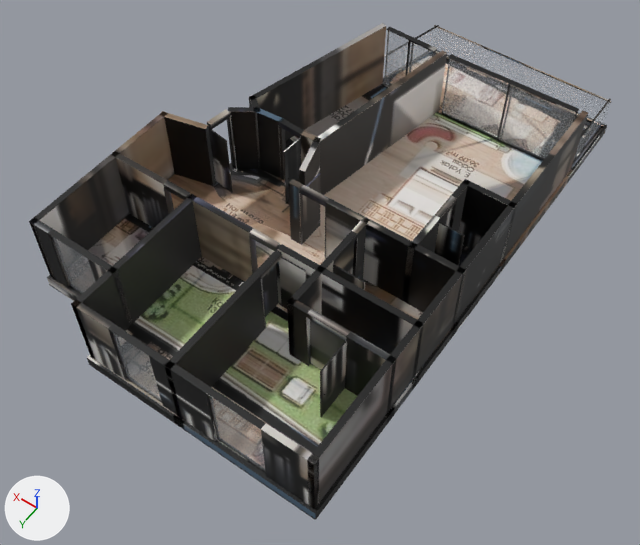
Two versions of the glTF model _bake/glb/koru-27/model.glb, one commit apart.
The view is the same before and after, from a camera (50 mm lens) standing at (-9.67, 14.33, 19.04) and looking at (-0.75, 1.84, -0.58). Lighting does not change. The marker at lower left points along +X, +Y and +Z. The picture after the commit comes second. Where no turn or scale is listed for an object, it has been applied to the vertices. Vertices at exactly the same position are counted once.

The scene before the commit, as lines of its bpy script (objects in view):
```python
mat_baked = bpy.data.materials.new('baked')
mat_baked.use_nodes = True; mat_baked.node_tree.nodes.clear()
_N = mat_baked.node_tree.nodes; _L = mat_baked.node_tree.links
n0 = _N.new('ShaderNodeBsdfPrincipled'); n0.name = 'Principled BSDF'
n1 = _N.new('ShaderNodeOutputMaterial'); n1.name = 'Material Output'
n2 = _N.new('ShaderNodeTexImage'); n2.name = 'Image Texture'
n2.image = img_model_glb
n3 = _N.new('ShaderNodeMapping'); n3.name = 'Mapping'
n3.inputs[1].default_value = (0.00139, -14.89, 0.0)  # 'Location'
n3.inputs[3].default_value = (15.96, 15.88, 1.0)  # 'Scale'
n4 = _N.new('ShaderNodeUVMap'); n4.name = 'UV Map'
n4.uv_map = 'UVMap'
_L.new(n0.outputs[0], n1.inputs[0])  # 'BSDF' to 'Surface'
_L.new(n2.outputs[0], n0.inputs[0])  # 'Color' to 'Base Color'
_L.new(n3.outputs[0], n2.inputs[0])  # 'Vector' to 'Vector'
_L.new(n4.outputs[0], n3.inputs[0])  # 'UV' to 'Vector'
me_mesh_0 = bpy.data.meshes.new('Mesh_0')
me_mesh_0.from_pydata(...)  # 2638 vertices, 4752 faces; spans x 0.0..9.9, y -15.8..0.0, z 0.0..2.6
me_mesh_0.materials.append(mat_baked)
me_mesh_4 = bpy.data.meshes.new('Mesh_4')
me_mesh_4.from_pydata(...)  # a box spanning x 1.46..2.98, y -0.17..-0.15, z 0.36..2.61
me_mesh_4.materials.append(mat_glass_rt)  # white #edf3f9
me_mesh_8 = bpy.data.meshes.new('Mesh_8')
me_mesh_8.from_pydata(...)  # 8 vertices, 12 faces; spans x 4.97..6.71, y -13.14..-13.07, z 0.36..2.61
me_mesh_8.materials.append(mat_glass_rt)  # white #edf3f9
ob_mesh_0 = bpy.data.objects.new('Mesh_0', me_mesh_0)
ob_mesh_0.location = (-4.93, 7.86, -0.36)
ob_mesh_4 = bpy.data.objects.new('Mesh_4', me_mesh_4)
ob_mesh_4.location = (-4.93, 7.86, -0.36)
ob_mesh_8 = bpy.data.objects.new('Mesh_8', me_mesh_8)
ob_mesh_8.location = (-4.93, 7.86, -0.36)
# also in view: 'Mesh_7' at (-2.5, -5.22, 1.12); 'Mesh_5' at (0.33, 7.7, 1.12); 'Mesh_6' at (3.49, 6.48, 1.12); 'Mesh_2' at (-1.7, -7.65, 0.5)
```
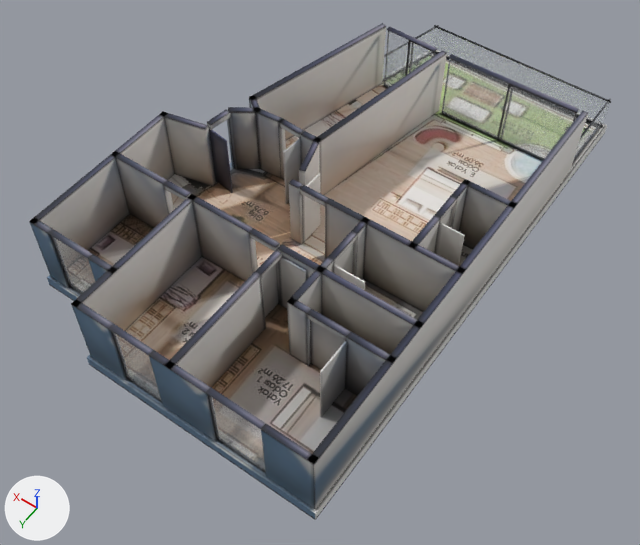
Edits to the bpy script that builds the scene:
```text
Change mat_baked:
    where n3 = _N.new('ShaderNodeMapping'); n3.name = 'Mapping'
    n3.inputs[1].default_value: (0.00139, -14.89, 0.0) -> (0.00118, -14.95, 0.0)  # 'Location'
    n3.inputs[3].default_value: (15.96, 15.88, 1.0) -> (15.97, 15.95, 1.0)  # 'Scale'
Change me_mesh_0:
    used by ob_mesh_0; location = (-4.93, 7.86, -0.36)
    remove me_mesh_0.from_pydata(...)  # 2638 vertices, 4752 faces; spans x 0.0..9.9, y -15.8..0.0, z 0.0..2.6
    add me_mesh_0.from_pydata(...)  # 3231 vertices, 6034 faces; spans x 0.0..9.9, y -15.8..0.0, z 0.0..2.6
    me_mesh_0 part 1: 16 vertices moved within x 0.1..7.7, y -13.3..-4.2, z 0.0..2.6; 4 vertices removed from x 7.8, y -7.8, z 0.4..2.6; 595 vertices added at x 0.0..9.7, y -13.3..-0.1, z 0.0..2.6
    me_mesh_0 part 2: 3400 kept faces spanning x 0.0..9.8, y -15.8..-0.1, z 0.0..2.6 get new texture (UV) coordinates
    other edits to the shape of me_mesh_0 do not show in these pictures
```

Where the change shows, as pixel boxes (x1, y1, x2, y2) in the pictures (640 x 545 px):
'Mesh_0', surface changed (black to grey)
    both: (29, 23, 611, 520)
part 1 of me_mesh_0, reshaped
    before: (250, 98, 466, 381)
    after: (47, 58, 607, 513)
part 2 of me_mesh_0, surface changed (black to grey)
    both: (29, 23, 611, 508)
